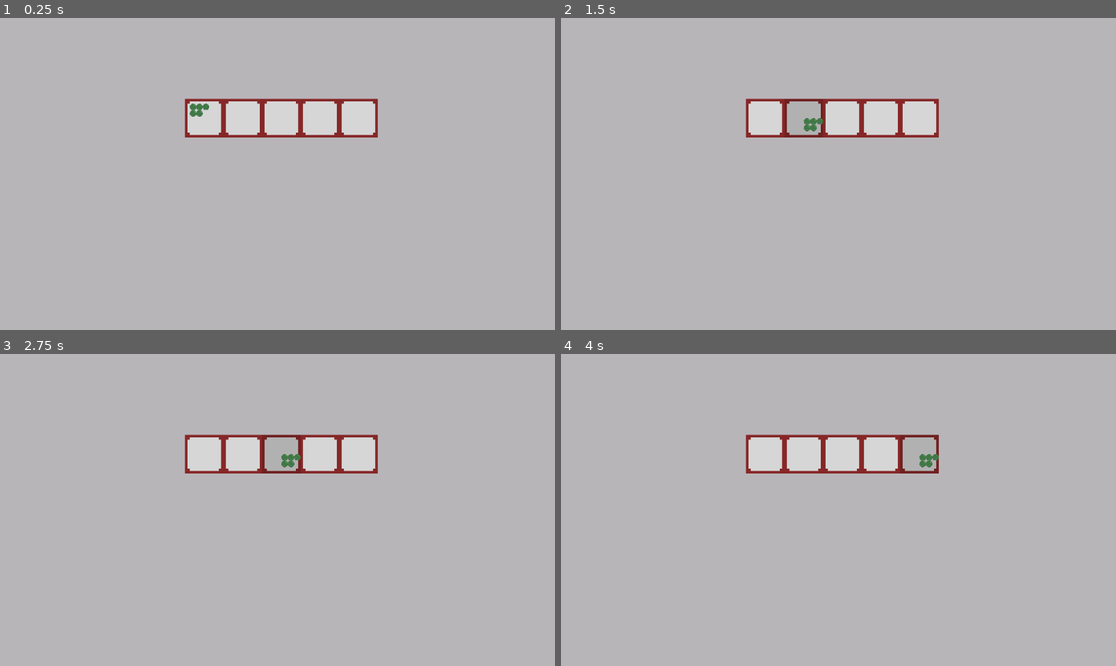
Above: before the commit, frames 1-4 (two rows, left to right).
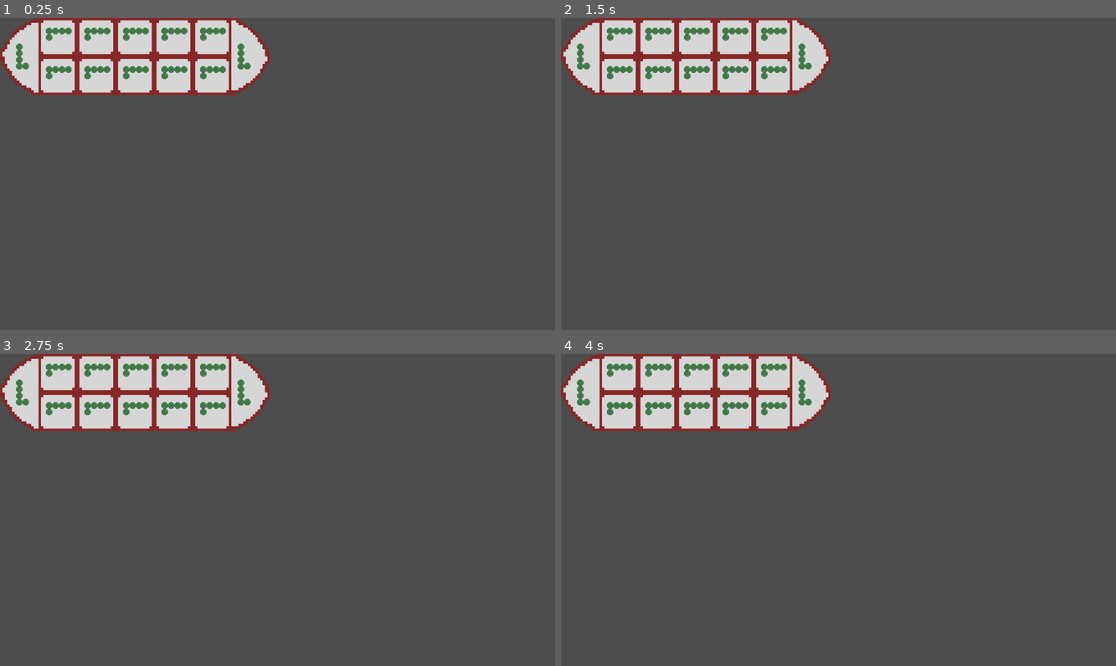
Above: after the commit, the same moments.

Repository: thannicko/QuanCaptureGame
Game: Godot game, scene res://scenes/board.tscn
Same seed, same stepped clock (60 frames per second), same inputs: the game is played once before the commit and once after it. Before the commit the project starts from res://main.tscn.
Inputs (mouse positions are in pixels of both pictures, inside the frame that each line leads up to):
- Up to frame 1 (0.25 s): no input
- Up to frame 2 (1.5 s): tap Enter at 0.5 s; move the mouse to (766, 117) at 0.52 s; click (766, 117) at 0.67 s; tap Space at 1.25 s; move the mouse to (805, 117) at 1.27 s; click (805, 117) at 1.42 s
- Up to frame 3 (2.75 s): tap Enter at 2 s; move the mouse to (283, 453) at 2.02 s; click (283, 453) at 2.17 s
- Up to frame 4 (4 s): tap Space at 2.75 s; move the mouse to (882, 453) at 2.77 s; click (882, 453) at 2.92 s; tap Enter at 3.5 s; move the mouse to (921, 453) at 3.52 s; click (921, 453) at 3.67 s

The runs differ from the first frame. In frame 1, 100% of the frame differs, in the area x 0-100%, y 0-100%; in frame 2, 100%; in frame 3, 100%; in frame 4, 100%.

Commit message:
Started on the board state machine

Diff:
--- a/project.godot
+++ b/project.godot
@@ -11,7 +11,7 @@
 [application]
 
 config/name="OAnQuan"
-run/main_scene="res://main.tscn"
+run/main_scene="res://scenes/board.tscn"
 config/features=PackedStringArray("4.3", "Forward Plus")
 config/icon="res://icon.svg"
 
--- a/rockpile.gd
+++ /dev/null
@@ -1,30 +0,0 @@
-class_name RockPile extends Node2D
-
-var RockScene: PackedScene = preload("res://rock.tscn")
-var picked_up: bool = false
-var _position_when_picked_up: Vector2 = Vector2.ZERO
-
-func _ready() -> void:
-	set_process(false)
-
-func pick_up():
-	_position_when_picked_up = position
-	picked_up = true
-	set_process(picked_up)
-
-func put_down():
-	position = _position_when_picked_up
-	picked_up = false
-	set_process(false)
-
-func spawn_rocks(number : int) -> void:
-	for child in get_children():
-		child.queue_free()
-	for i in number:
-		var rock = RockScene.instantiate() as Node2D
-		rock.position.x += i*16
-		add_child(rock)
-
-
-func _process(delta: float) -> void:
-	global_position = get_global_mouse_position()
--- /dev/null
+++ b/scenes/board.tscn
@@ -0,0 +1,30 @@
+[gd_scene load_steps=8 format=3 uid="uid://bokk4rl37lv1t"]
+
+[ext_resource type="Script" path="res://scripts/board.gd" id="1_1u8pc"]
+[ext_resource type="PackedScene" uid="uid://c2v6rliyxr2fx" path="res://scenes/squarebig.tscn" id="2_8cufc"]
+[ext_resource type="Script" path="res://scripts/boardstatemachine/boardstatemachine.gd" id="3_wqgbh"]
+[ext_resource type="Script" path="res://scripts/boardstatemachine/stateboardidle.gd" id="4_ca7tb"]
+[ext_resource type="Script" path="res://scripts/boardstatemachine/stateboardsetup.gd" id="5_lvog4"]
+[ext_resource type="Script" path="res://scripts/boardstatemachine/stateboardpickuprocks.gd" id="6_crh73"]
+[ext_resource type="Script" path="res://scripts/boardstatemachine/stateboardputrocks.gd" id="6_ylfhq"]
+
+[node name="Board" type="Node2D"]
+script = ExtResource("1_1u8pc")
+
+[node name="SquareBig" parent="." instance=ExtResource("2_8cufc")]
+
+[node name="StateMachine" type="Node" parent="." node_paths=PackedStringArray("board")]
+script = ExtResource("3_wqgbh")
+board = NodePath("..")
+
+[node name="StateBoardIdle" type="Node" parent="StateMachine"]
+script = ExtResource("4_ca7tb")
+
+[node name="StateBoardSetup" type="Node" parent="StateMachine"]
+script = ExtResource("5_lvog4")
+
+[node name="StateBoardPickupRocks" type="Node" parent="StateMachine"]
+script = ExtResource("6_crh73")
+
+[node name="StateBoardPutRocks" type="Node" parent="StateMachine"]
+script = ExtResource("6_ylfhq")
--- a/hand.tscn
+++ b/scenes/hand.tscn
@@ -1,12 +1,12 @@
 [gd_scene load_steps=3 format=3 uid="uid://b2f7216sjj182"]
 
-[ext_resource type="Script" path="res://square.gd" id="1_m7gi1"]
+[ext_resource type="Script" path="res://scripts/square.gd" id="1_vojnf"]
 
 [sub_resource type="RectangleShape2D" id="RectangleShape2D_ubuqt"]
 size = Vector2(16, 16)
 
 [node name="Square" type="Node2D"]
-script = ExtResource("1_m7gi1")
+script = ExtResource("1_vojnf")
 
 [node name="Area2D" type="Area2D" parent="."]
 
--- a/main.tscn
+++ b/scenes/main.tscn
@@ -1,8 +1,8 @@
 [gd_scene load_steps=7 format=4 uid="uid://dqmfeshh1gjkn"]
 
-[ext_resource type="PackedScene" uid="uid://birtrmdefmuj8" path="res://square.tscn" id="1_6dgsl"]
-[ext_resource type="Script" path="res://main.gd" id="1_xemcm"]
-[ext_resource type="PackedScene" uid="uid://b3nupaf0mqq2f" path="res://rockpile.tscn" id="2_pxo3o"]
+[ext_resource type="PackedScene" uid="uid://birtrmdefmuj8" path="res://scenes/square.tscn" id="1_6dgsl"]
+[ext_resource type="Script" path="res://scripts/main.gd" id="1_xemcm"]
+[ext_resource type="PackedScene" uid="uid://b3nupaf0mqq2f" path="res://scenes/rockpile.tscn" id="2_pxo3o"]
 [ext_resource type="Texture2D" uid="uid://cfe6x88arsw4j" path="res://assets/BackgroundTile.png" id="3_scyab"]
 
 [sub_resource type="TileSetAtlasSource" id="TileSetAtlasSource_7bbiu"]
--- a/rockpile.tscn
+++ b/scenes/rockpile.tscn
@@ -1,9 +1,10 @@
 [gd_scene load_steps=3 format=3 uid="uid://b3nupaf0mqq2f"]
 
-[ext_resource type="Script" path="res://rockpile.gd" id="1_ixije"]
-[ext_resource type="PackedScene" uid="uid://do5ciu7ykx32p" path="res://rock.tscn" id="1_jbstt"]
+[ext_resource type="Script" path="res://scripts/rockpile.gd" id="1_ixije"]
+[ext_resource type="PackedScene" uid="uid://do5ciu7ykx32p" path="res://scenes/rock.tscn" id="1_jbstt"]
 
 [node name="Rockpile" type="Node2D"]
+z_index = 5
 script = ExtResource("1_ixije")
 
 [node name="Rock" parent="." instance=ExtResource("1_jbstt")]
--- /dev/null
+++ b/scenes/square.tscn
@@ -0,0 +1,27 @@
+[gd_scene load_steps=5 format=3 uid="uid://birtrmdefmuj8"]
+
+[ext_resource type="Script" path="res://scripts/square.gd" id="1_6kgwa"]
+[ext_resource type="Texture2D" uid="uid://etnhjl244sb6" path="res://assets/Square.png" id="2_5s413"]
+[ext_resource type="PackedScene" uid="uid://b3nupaf0mqq2f" path="res://scenes/rockpile.tscn" id="3_2vgq4"]
+
+[sub_resource type="RectangleShape2D" id="RectangleShape2D_ubuqt"]
+size = Vector2(16, 16)
+
+[node name="Square" type="Node2D"]
+scale = Vector2(5, 5)
+script = ExtResource("1_6kgwa")
+
+[node name="Area2D" type="Area2D" parent="."]
+position = Vector2(8, 8)
+
+[node name="CollisionShape2D" type="CollisionShape2D" parent="Area2D"]
+shape = SubResource("RectangleShape2D_ubuqt")
+
+[node name="Sprite2D" type="Sprite2D" parent="."]
+texture_filter = 1
+position = Vector2(8, 8)
+texture = ExtResource("2_5s413")
+
+[node name="Rockpile" parent="." instance=ExtResource("3_2vgq4")]
+position = Vector2(4.4, 5.4)
+scale = Vector2(0.167, 0.167)
--- /dev/null
+++ b/scenes/squarebig.tscn
@@ -0,0 +1,38 @@
+[gd_scene load_steps=5 format=3 uid="uid://c2v6rliyxr2fx"]
+
+[ext_resource type="Script" path="res://scripts/squarebig.gd" id="1_emkf0"]
+[ext_resource type="Texture2D" uid="uid://crso6f1bvqm32" path="res://assets/HalfMoon.png" id="2_5hc2s"]
+[ext_resource type="PackedScene" uid="uid://b3nupaf0mqq2f" path="res://scenes/rockpile.tscn" id="3_g1rkm"]
+
+[sub_resource type="RectangleShape2D" id="RectangleShape2D_ubuqt"]
+size = Vector2(16, 32)
+
+[node name="SquareBig" type="Node2D"]
+scale = Vector2(5, 5)
+script = ExtResource("1_emkf0")
+
+[node name="Area2D" type="Area2D" parent="."]
+position = Vector2(8, 8)
+
+[node name="CollisionShape2D" type="CollisionShape2D" parent="Area2D"]
+position = Vector2(0, 8)
+shape = SubResource("RectangleShape2D_ubuqt")
+
+[node name="Sprite" type="Node2D" parent="."]
+position = Vector2(8, 16)
+
+[node name="Sprite2D" type="Sprite2D" parent="Sprite"]
+texture_filter = 1
+position = Vector2(0, -8)
+texture = ExtResource("2_5hc2s")
+
+[node name="Sprite2D2" type="Sprite2D" parent="Sprite"]
+texture_filter = 1
+position = Vector2(0, 8)
+rotation = -1.5708
+texture = ExtResource("2_5hc2s")
+
+[node name="Rockpile" parent="." instance=ExtResource("3_g1rkm")]
+position = Vector2(4, 20)
+rotation = -1.5708
+scale = Vector2(0.167, 0.167)
--- /dev/null
+++ b/scripts/board.gd
@@ -0,0 +1,38 @@
+class_name Board extends Node2D
+
+const NumberOfSquares : int  = 12
+const NumberOfPlayerSquares : int  = 5
+const SquareSize: Vector2 = Vector2(16, 16)
+const SquareScene : PackedScene = preload("res://scenes/square.tscn")
+const BigSquareScene : PackedScene = preload("res://scenes/squarebig.tscn")
+var squares: Array[Square]
+
+func _ready() -> void:
+	_spawn_board()
+
+func _spawn_board():
+	squares.clear()
+	for child in get_children().filter(func(child): return child is Square):
+		child.queue_free()
+	_spawn_big_square(false)
+	_spawn_row(0)
+	_spawn_row(1)
+	_spawn_big_square(true)
+
+func _spawn_big_square(is_last_square: bool) -> void:
+	var big_square = BigSquareScene.instantiate() as BigSquare
+	add_child(big_square)
+	squares.append(big_square)
+	if (is_last_square):
+		big_square.position.x = (NumberOfPlayerSquares + 1) * SquareSize.x * big_square.scale.x
+		big_square.face_left()
+	else:
+		big_square.face_right()
+
+func _spawn_row(row_index : int) -> void:
+	for i in NumberOfPlayerSquares:
+		var square = SquareScene.instantiate() as Square
+		square.position.x = (i + 1) * SquareSize.x * square.scale.x
+		square.position.y = row_index * SquareSize.y * square.scale.y
+		add_child(square)
+		squares.append(square)
--- /dev/null
+++ b/scripts/boardstatemachine/boardstatemachine.gd
@@ -0,0 +1,11 @@
+class_name BoardStateMachine extends StateMachine
+
+@export var board: Board
+
+enum PutRocksDirection { Left, Right }
+
+var selected_square: Square
+var first_dropoff_square: Square
+var put_direction: PutRocksDirection
+
+const NumberOfStartingRocks : int = 5
--- /dev/null
+++ b/scripts/boardstatemachine/stateboardidle.gd
@@ -0,0 +1,10 @@
+class_name StateBoardIdle extends State
+
+func entry() -> void:
+	print("Entered: ", name)
+	# TODO: We should wait for external input when player wants to play
+	await statemachine.board.ready
+	statemachine.change_to_state("StateBoardSetup")
+
+func exit() -> void:
+	pass
--- /dev/null
+++ b/scripts/boardstatemachine/stateboardpickuprocks.gd
@@ -0,0 +1,28 @@
+class_name StateBoardPickupRocks extends State
+
+func entry() -> void:
+	print("Entered: ", name)
+	for square_node in statemachine.board.squares:
+		var square = square_node as Square
+		square.square_clicked.connect(on_square_clicked.bind(square))
+		square.set_process_input(true)
+
+func on_square_clicked(square: Square) -> void:
+	if (statemachine.selected_square == null):
+		if (not square.rock_pile.is_empty()):
+			square.rock_pile.pick_up()
+			statemachine.selected_square = square
+		else:
+			print("Square empty!")
+	else:
+		if (square == statemachine.selected_square):
+			square.rock_pile.put_down()
+			statemachine.selected_square = null
+		else:
+			statemachine.first_dropoff_square = square
+			statemachine.change_to_state("StateBoardPutRocks")
+
+func exit() -> void:
+	for square_node in statemachine.board.squares:
+		var square = square_node as Square
+		square.square_clicked.disconnect(on_square_clicked)
--- /dev/null
+++ b/scripts/boardstatemachine/stateboardputrocks.gd
@@ -0,0 +1,28 @@
+class_name StateBoardPutRocks extends State
+
+func entry() -> void:
+	print("Entered: ", name, " with selected first: ", statemachine.first_dropoff_square)
+	determine_selected_direction()
+	for square_node in statemachine.board.squares:
+		var square = square_node as Square
+		square.square_clicked.connect(on_square_clicked.bind(square))
+
+func determine_selected_direction() -> void:
+	var diff = statemachine.selected_square.position.x - statemachine.first_dropoff_square.position.x
+	if (diff > 0):
+		statemachine.put_direction = BoardStateMachine.PutRocksDirection.Left
+	else:
+		statemachine.put_direction = BoardStateMachine.PutRocksDirection.Left
+	print("Put rocks direction: ", statemachine.put_direction)
+
+
+func drop_off_first_rock() -> void:
+	pass
+
+func on_square_clicked(square: Square) -> void:
+	print("Square clicekd: ", square.name)
+
+func exit() -> void:
+	for square_node in statemachine.board.squares:
+		var square = square_node as Square
+		square.square_clicked.disconnect(on_square_clicked)
--- /dev/null
+++ b/scripts/boardstatemachine/stateboardsetup.gd
@@ -0,0 +1,15 @@
+class_name StateBoardSetup extends State
+
+func entry() -> void:
+	print("Entered: ", name)
+	for square_node in statemachine.board.squares:
+		var square= square_node as Square
+		square.set_process_input(false)
+		square.rock_pile.set_rocks(statemachine.NumberOfStartingRocks)
+	#TODO: Determine the first player here
+	statemachine.change_to_state("StateBoardPickupRocks")
+
+
+
+func exit() -> void:
+	pass
--- /dev/null
+++ b/scripts/rockpile.gd
@@ -0,0 +1,65 @@
+class_name RockPile extends Node2D
+
+const RockSize: int = 16
+const RockScene: PackedScene = preload("res://scenes/rock.tscn")
+var picked_up: bool = false
+var container_size: Vector2
+var _position_when_picked_up: Vector2 = Vector2.ZERO
+var _rocks: Array[Node2D]
+
+func _ready() -> void:
+	_rocks.clear()
+	for child in get_children():
+		child.queue_free()
+	set_process(false)
+
+func set_container_size(size: Vector2) -> void:
+	container_size = size - Vector2(30, 30)
+
+func is_empty() -> bool:
+	return rocks_count() <= 0
+
+func rocks_count() -> int:
+	return _rocks.size()
+
+func pick_up() -> void:
+	_position_when_picked_up = position
+	picked_up = true
+	set_process(picked_up)
+
+func put_down() -> void:
+	position = _position_when_picked_up
+	picked_up = false
+	set_process(false)
+
+func _process(delta: float) -> void:
+	global_position = get_global_mouse_position()
+
+func add_rock(amount : int) -> void:
+	var rock = RockScene.instantiate() as Node2D
+	if (not _rocks.is_empty()):
+		var new_position = rock.position
+		new_position.x = _rocks.back().position.x + RockSize
+		rock.position = _clamp_position_to_container(new_position)
+	_add_rock_to_scene(rock)
+
+func set_rocks(amount : int) -> void:
+	_rocks.clear()
+	for child in get_children():
+		child.queue_free()
+	for i in amount:
+		var rock = RockScene.instantiate() as Node2D
+		var new_position = rock.position
+		new_position.x = i*RockSize
+		rock.position = _clamp_position_to_container(new_position)
+		_add_rock_to_scene(rock)
+
+func _clamp_position_to_container(position: Vector2):
+	if (position.x >= container_size.x):
+		position.x = 0
+		position.y = RockSize
+	return position
+
+func _add_rock_to_scene(rock: Node2D):
+	add_child(rock)
+	_rocks.append(rock)
--- a/square.gd
+++ b/scripts/square.gd
@@ -1,21 +1,20 @@
 class_name Square extends Node2D
 
+signal square_clicked
+
 @onready var area2d: Area2D = $"Area2D"
-var rock_pile: RockPile = null
+@onready var rock_pile: RockPile = $"Rockpile"
 var _is_mouse_on_square: bool = false
 
 func _ready() -> void:
 	area2d.mouse_entered.connect(_on_mouse_entered_square)
 	area2d.mouse_exited.connect(_on_mouse_exited_square)
+	rock_pile.set_container_size(16 * scale)
 
 func _input(event: InputEvent) -> void:
 	if (_is_mouse_on_square and event is InputEventMouseButton and event.is_pressed()):
-		print("Pressed square: ", name)
-		if (rock_pile != null):
-			if (not rock_pile.picked_up):
-				rock_pile.pick_up()
-			else:
-				rock_pile.put_down()
+		square_clicked.emit()
+		print(name, " Emit signal square_clicked")
 
 func _on_mouse_entered_square():
 	_is_mouse_on_square = true;
--- /dev/null
+++ b/scripts/squarebig.gd
@@ -0,0 +1,19 @@
+class_name BigSquare extends Square
+
+@onready var sprite : Node2D = $Sprite
+
+const LeftFacingFirstHalfRotation : int = 90
+const LeftFacingSecondHalfRotation : int = 180
+const RightFacingFirstHalfRotation : int = 0
+const RightFacingSecondHalfRotation : int = -90
+
+func _input(event: InputEvent) -> void:
+	super._input(event)
+
+func face_left() -> void:
+	sprite.rotation_degrees = 180
+	rock_pile.position.x = 4 # Put the rock in the middle
+
+func face_right() -> void:
+	sprite.rotation_degrees = 0
+	rock_pile.position.x = 8
--- /dev/null
+++ b/scripts/statemachine/state.gd
@@ -0,0 +1,9 @@
+class_name State extends Node
+
+var statemachine: StateMachine
+
+func entry() -> void:
+	pass
+
+func exit() -> void:
+	pass
--- /dev/null
+++ b/scripts/statemachine/statemachine.gd
@@ -0,0 +1,17 @@
+class_name StateMachine extends Node
+
+var states: Dictionary = {}
+var current_state: State
+
+func _ready() -> void:
+	for child in get_children():
+		states[child.name] = child
+		child.statemachine = self
+	change_to_state(get_children().front().name)
+
+func change_to_state(new_state_name: String) -> void:
+	var new_state = states[new_state_name]
+	if (current_state != null):
+		current_state.exit()
+	current_state = new_state
+	new_state.entry()
--- a/square.tscn
+++ /dev/null
@@ -1,22 +0,0 @@
-[gd_scene load_steps=4 format=3 uid="uid://birtrmdefmuj8"]
-
-[ext_resource type="Script" path="res://square.gd" id="1_5qh4b"]
-[ext_resource type="Texture2D" uid="uid://etnhjl244sb6" path="res://assets/Square.png" id="1_q4sd2"]
-
-[sub_resource type="RectangleShape2D" id="RectangleShape2D_ubuqt"]
-size = Vector2(16, 16)
-
-[node name="Square" type="Node2D"]
-scale = Vector2(5, 5)
-script = ExtResource("1_5qh4b")
-
-[node name="Area2D" type="Area2D" parent="."]
-position = Vector2(8, 8)
-
-[node name="CollisionShape2D" type="CollisionShape2D" parent="Area2D"]
-shape = SubResource("RectangleShape2D_ubuqt")
-
-[node name="Sprite2D" type="Sprite2D" parent="."]
-texture_filter = 1
-position = Vector2(8, 8)
-texture = ExtResource("1_q4sd2")
Not shown: 2 places in scenes/rock.tscn that only renumber resources
Renamed: main.gd -> scripts/main.gd
